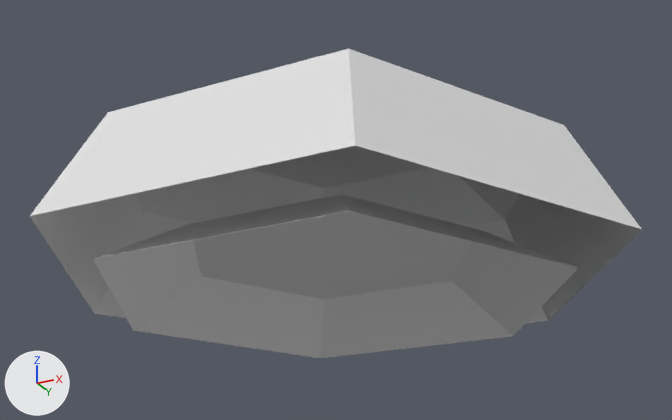
What one commit did to the Blender file Assets/Models/Modul_Verkleidung_Oben.blend.
Camera for both pictures: a camera (50 mm lens) standing at (2.5, -4.95, 5.38) and looking at (0.04, -0.01, 7.61). The lights are fixed; the arrows at lower left show +X, +Y and +Z. Objects named as collision shapes, trigger or cutter boxes, shadow casters or lower levels of detail are left out.

Names of what the first picture shows: 'VerkleidungOben'.
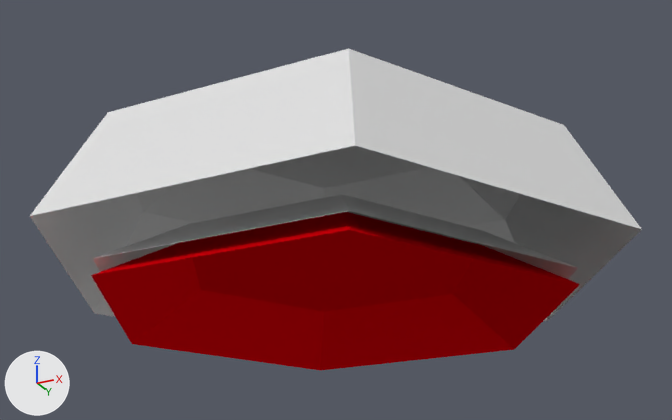
What changed in the scene script:
```text
Add mat_lampehell:
    mat_lampehell = diffuse_material('LampeHell')
    mat_lampehell.base_color = (0.8, 0.0, 0.00382)  # red #e7000c
Add me_circle_001:
    me_circle_001.from_pydata([(0.0, -1.52, 7.0), (1.32, 0.76, 7.0), (1.32, -0.76, 7.0), (-1.32, 0.76, 7.0), (0.0, 1.52, 7.0), (-1.32, -0.76, 7.0), (0.0, -0.98, 7.31), (0.85, 0.49, 7.31), (0.85, -0.49, 7.31), (-0.85, 0.49, 7.31), (0.0, 0.98, 7.31), (-0.85, -0.49, 7.31)], [], [(5, 11, 6, 0), (0, 6, 8, 2), (1, 7, 10, 4), (2, 8, 7, 1), (3, 9, 11, 5), (4, 10, 9, 3), (10, 7, 8, 6, 11, 9)])
    me_circle_001.materials.append(mat_lampehell)  # red #e7000c
Add ob_lamp:
    ob_lamp = bpy.data.objects.new('Lamp', me_circle_001)
    ob_lamp.location = (0.0, 0.0, -0.094)
    ob_lamp.rotation_euler = (0.0, 0.0, 0.524)  # degrees (0, 0, 30)
```

Where the change shows, as pixel boxes (x1, y1, x2, y2) in the pictures (672 x 420 px):
'Lamp', added (red): after (91, 212, 580, 370)
